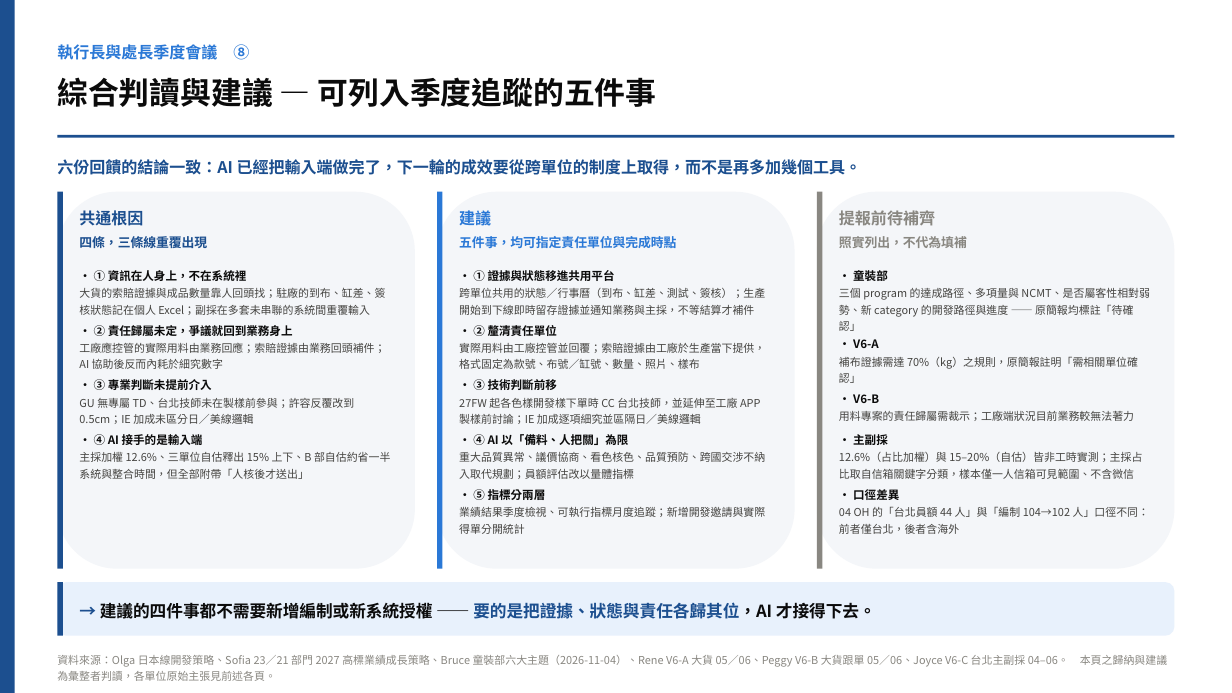
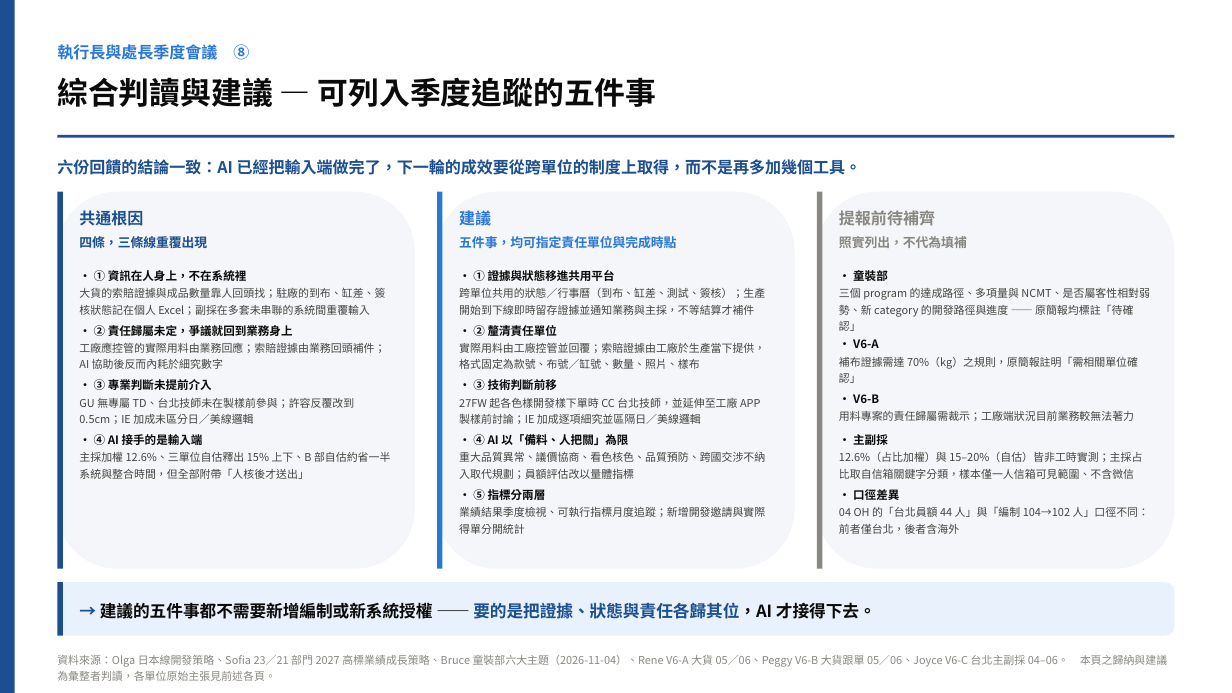
Before and after one commit to yc20054321-art/joyce, a slide deck: slide 9 of V6_執行長與處長季度會議_單位回饋整合_20261106.pptx. Drawn at 1232x693 pixels with LibreOffice and Linux fonts; fonts in the diff are those of the drawing. Boxes give left, top, right and bottom in pixels: in the first picture for what was removed or moved away, otherwise in the second. Text is boxed around its words. In the diff, an @@ line names an element or a change of style, - is before the commit and + after.

```diff
--- a/V6_執行長與處長季度會議_單位回饋整合_20261106.pptx
+++ b/V6_執行長與處長季度會議_單位回饋整合_20261106.pptx
@@ text at (x1=100, y1=602, x2=876, y2=619): text changed @@
-→ 建議的四件事都不需要新增編制或新系統授權 —— 要的是把證據、狀態與責任各歸其位，AI 才接得下去。
+→ 建議的五件事都不需要新增編制或新系統授權 —— 要的是把證據、狀態與責任各歸其位，AI 才接得下去。
```
Also in this commit, not shown: 5 other slides changed, 1 other file.
